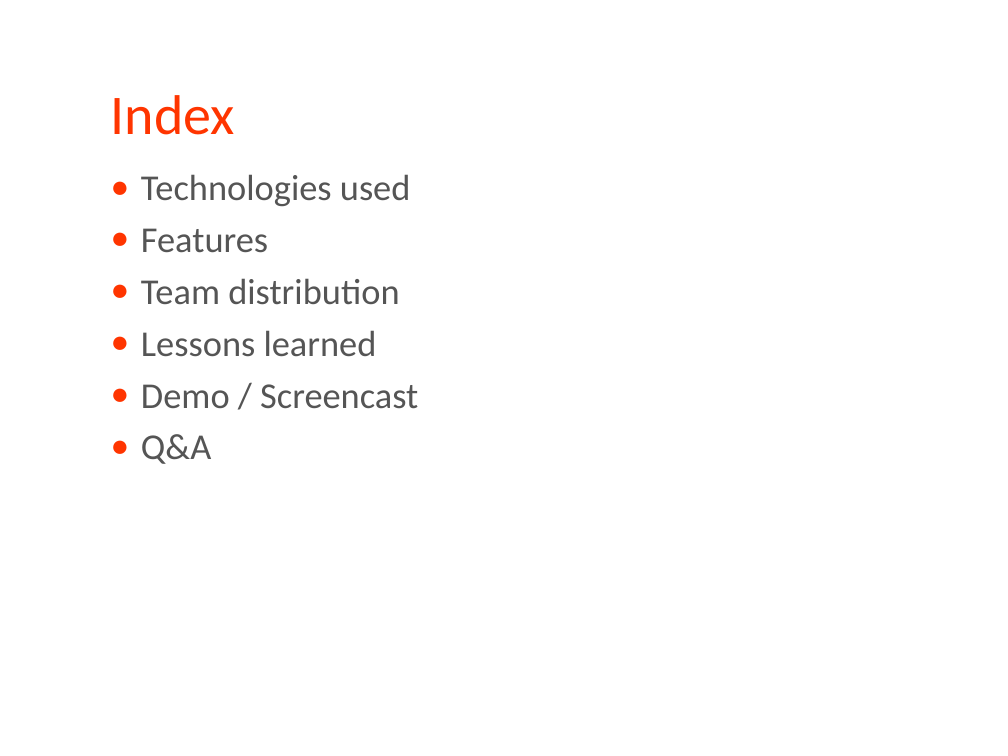
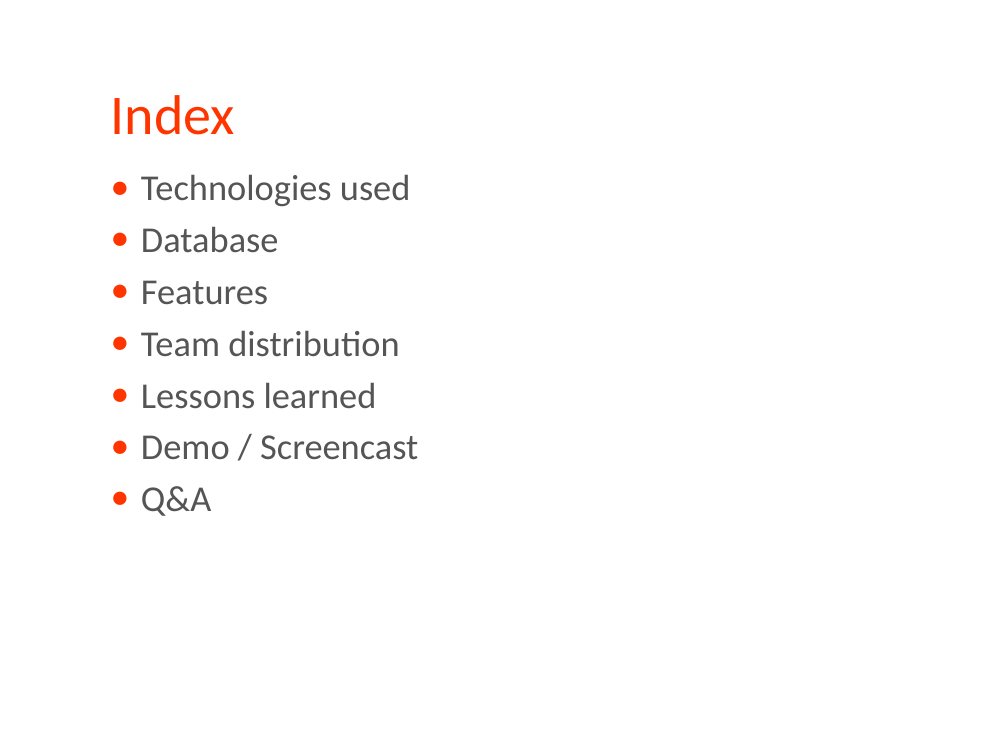
Before and after one commit to Enteee/ch.bfh.bti7054.w2014.p.webshop, a slide deck: slide 2 of doc/presentation/Codeshop.pptx. Drawn at 1008x756 pixels with LibreOffice and Linux fonts; fonts in the diff are those of the drawing. Boxes give left, top, right and bottom in pixels: in the first picture for what was removed or moved away, otherwise in the second. Text is boxed around its words. In the diff, an @@ line names an element or a change of style, - is before the commit and + after.

```diff
--- a/doc/presentation/Codeshop.pptx
+++ b/doc/presentation/Codeshop.pptx
@@ text at [141,226,279,253]: paragraph added @@
+● Database
```
Also in this commit, not shown: 3 other slides changed, 2 slides added, 1 other file.
